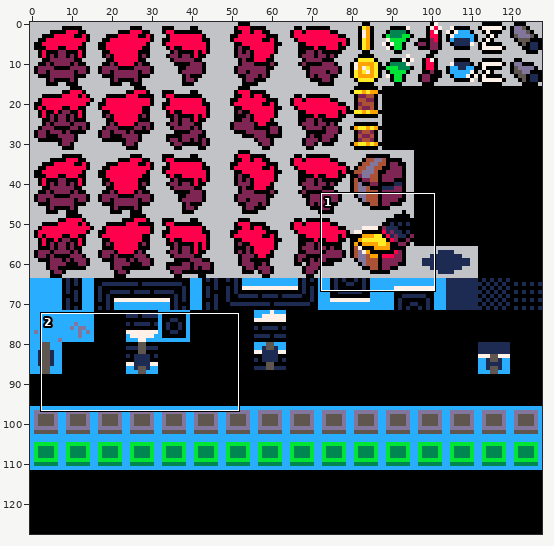
Edited in one commit: sprite sheet (spritesheet.png). The picture above shows the old version from afar; the outline marks the close-up.
Close-up. Before the commit:
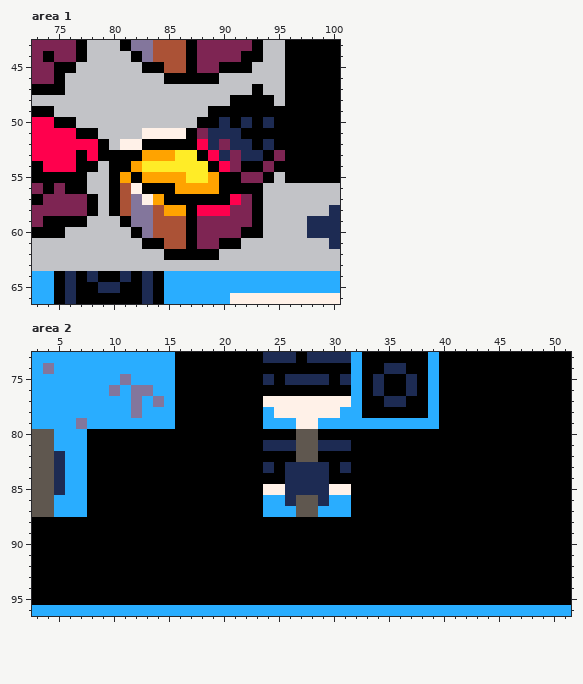
The file is 128x128 pixels. Shown: area 1: x 73..100, y 43..66; area 2: x 3..51, y 73..96.
The same view after the edit:
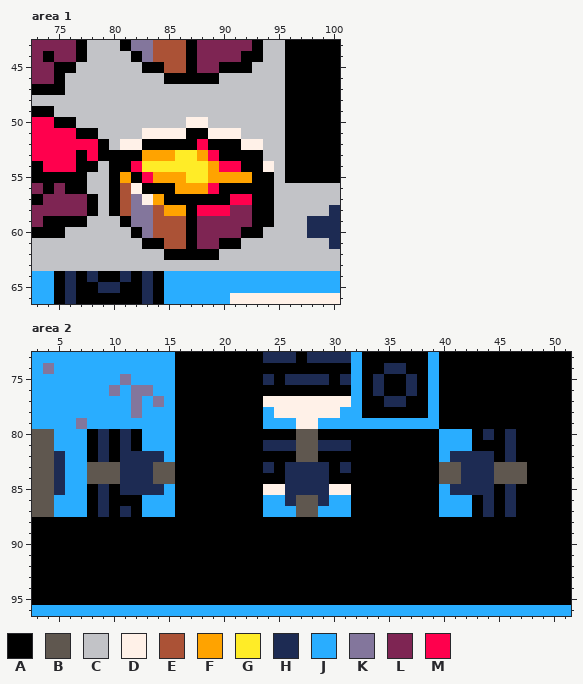
Palette (. is transparent): A #000000  B #5f574f  C #c2c3c7  D #fff1e8  E #ab5236  F #ffa300  G #ffec27  H #1d2b53  J #29adff  K #83769c  L #7e2553  M #ff004d
Change:
{"where": "area 1"}
{"y":47,"x":93,"old":"A","new":"C"}
{"y":48,"x":91,"old":"AAAA","new":"CCCC"}
{"y":49,"x":89,"old":"AAAAAAA","new":"CCCCCCC"}
{"y":50,"x":87,"old":"CAAHAHAHA","new":"DDCCCCCCC"}
{"y":51,"x":88,"old":"LHHHAAAA","new":"ADDDCCCC"}
{"y":52,"x":89,"old":"HLHHAHA","new":"AAADDCC"}
{"y":53,"x":88,"old":"A","new":"F"}
{"y":53,"x":90,"old":"HLHHAL","new":"AAAACC"}
{"y":54,"x":82,"old":"F","new":"M"}
{"y":54,"x":89,"old":"A","new":"F"}
{"y":54,"x":91,"old":"L","new":"M"}
{"y":54,"x":94,"old":"LA","new":"DC"}
{"y":55,"x":83,"old":"F","new":"M"}
{"y":55,"x":90,"old":"AALL","new":"FFFA"}
{"y":56,"x":89,"old":"F","new":"M"}
{"y":56,"x":94,"old":"C","new":"A"}
{"y":57,"x":92,"old":"L","new":"M"}
{"y":57,"x":94,"old":"C","new":"A"}
{"y":58,"x":94,"old":"C","new":"A"}
{"y":59,"x":94,"old":"C","new":"A"}
{"where": "area 2"}
{"y":80,"x":9,"old":"A","new":"H"}
{"y":80,"x":11,"old":"A","new":"H"}
{"y":80,"x":13,"old":"AAA","new":"JJJ"}
{"y":80,"x":40,"old":"AAA","new":"JJJ"}
{"y":80,"x":44,"old":"A","new":"H"}
{"y":80,"x":46,"old":"A","new":"H"}
{"y":81,"x":9,"old":"A","new":"H"}
{"y":81,"x":11,"old":"A","new":"H"}
{"y":81,"x":13,"old":"AAA","new":"JJJ"}
{"y":81,"x":40,"old":"AAA","new":"JJJ"}
{"y":81,"x":46,"old":"A","new":"H"}
{"y":82,"x":9,"old":"A","new":"H"}
{"y":82,"x":11,"old":"AAAAA","new":"HHHHJ"}
{"y":82,"x":40,"old":"AAAAA","new":"JHHHH"}
{"y":82,"x":46,"old":"A","new":"H"}
{"y":83,"x":8,"old":"AAAAAAAA","new":"BBBHHHBB"}
{"y":83,"x":40,"old":"AAAAAAAA","new":"BBHHHBBB"}
{"y":84,"x":8,"old":"AAAAAAAA","new":"BBBHHHBB"}
{"y":84,"x":40,"old":"AAAAAAAA","new":"BBHHHBBB"}
{"y":85,"x":9,"old":"A","new":"H"}
{"y":85,"x":11,"old":"AAAAA","new":"HHHHJ"}
{"y":85,"x":40,"old":"AAAAA","new":"JHHHH"}
{"y":85,"x":46,"old":"A","new":"H"}
{"y":86,"x":9,"old":"A","new":"H"}
{"y":86,"x":13,"old":"AAA","new":"JJJ"}
{"y":86,"x":40,"old":"AAA","new":"JJJ"}
{"y":86,"x":44,"old":"A","new":"H"}
{"y":86,"x":46,"old":"A","new":"H"}
{"y":87,"x":9,"old":"A","new":"H"}
{"y":87,"x":11,"old":"A","new":"H"}
{"y":87,"x":13,"old":"AAA","new":"JJJ"}
{"y":87,"x":40,"old":"AAA","new":"JJJ"}
{"y":87,"x":44,"old":"A","new":"H"}
{"y":87,"x":46,"old":"A","new":"H"}
{"label":"changed","picture_box":[131,84,285,227]}
{"label":"changed","picture_box":[87,429,175,517]}
{"label":"changed","picture_box":[439,429,527,517]}
